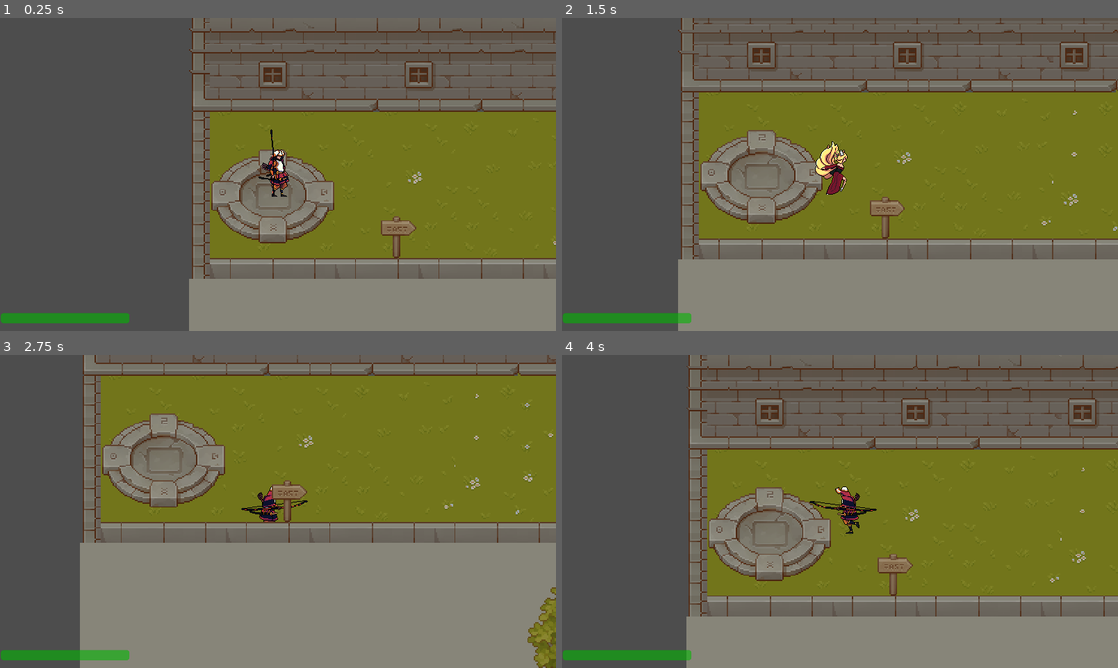
Above: before the commit, frames 1-4 (two rows, left to right).
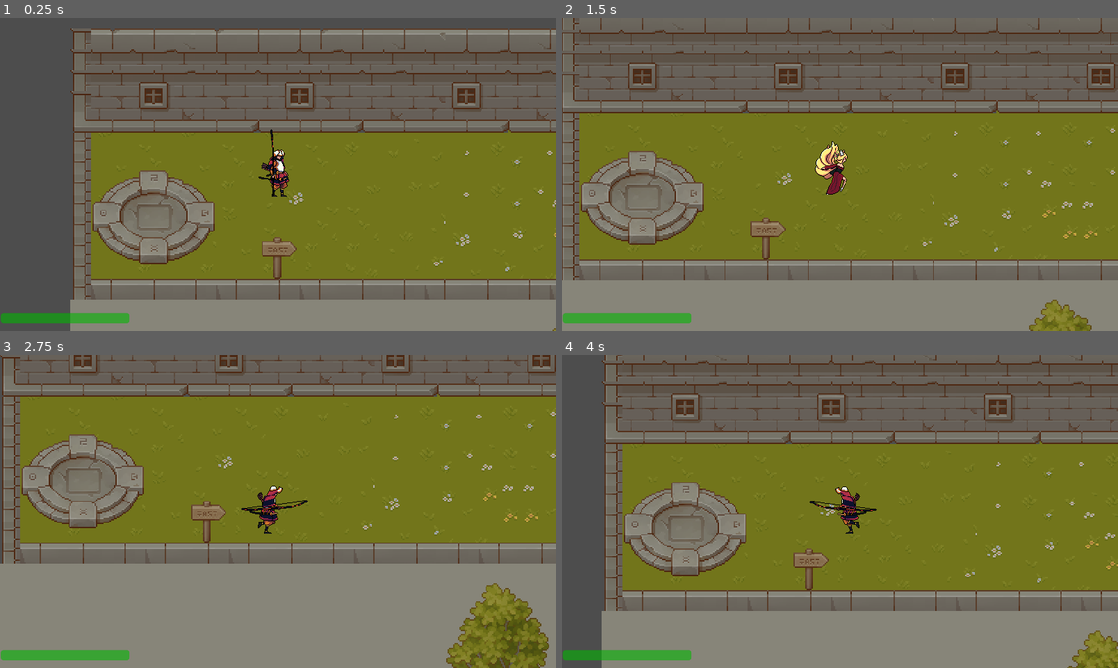
Above: after the commit, the same moments.

Repository: AugustanaCSC380January2024/final-game-jeager
Game: Godot game, scene res://scenes/levels/level_1.tscn
Same seed, same stepped clock (60 frames per second), same inputs: the game is played once before the commit and once after it.
Inputs:
- Up to frame 1 (0.25 s): no input
- Up to frame 2 (1.5 s): hold D (move right) 0.53-1.28 s; tap 1 (character 1 selected) at 0.6 s; hold S (move down) from 1.28 s (still down); tap 2 (character 2 selected) at 1.35 s
- Up to frame 3 (2.75 s): release S (move down) at 2.03 s; hold D (move right) from 2.03 s (still down); tap 3 (character 3 selected) at 2.1 s
- Up to frame 4 (4 s): release D (move right) at 2.78 s; hold W (move up) 2.78-3.53 s; tap Space (normal attack) at 2.85 s; hold A (move left) from 3.53 s (still down); tap E (ultimate) at 3.6 s

The runs differ from the first frame. In frame 1, 44% of the frame differs, in the area x 12-100%, y 0-100%; in frame 2, 46%, in the area x 0-100%, y 0-100%; in frame 3, 42%; in frame 4, 32%.

Commit message:
added players to level 2

Diff:
--- a/scenes/levels/level_1.tscn
+++ b/scenes/levels/level_1.tscn
@@ -22,7 +22,8 @@
 position = Vector2(919, -1632)
 
 [node name="hayate" parent="Players" instance=ExtResource("5_8o2p0")]
-position = Vector2(-1656, 96)
+position = Vector2(-1473, 64)
+collision_mask = 7
 
 [node name="miko" parent="Players" instance=ExtResource("3_q1siq")]
 position = Vector2(561, -1651)
--- /dev/null
+++ b/scenes/levels/level_2.tscn
@@ -0,0 +1,38 @@
+[gd_scene load_steps=7 format=3 uid="uid://dg4dicwhqwuht"]
+
+[ext_resource type="Script" path="res://scripts/level.gd" id="1_1xb3k"]
+[ext_resource type="PackedScene" uid="uid://balxxj4bj500x" path="res://scenes/levels/catacomb.tscn" id="1_5w3yu"]
+[ext_resource type="PackedScene" uid="uid://8ck7qe1n3awd" path="res://scenes/players/saber.tscn" id="2_5tl7t"]
+[ext_resource type="PackedScene" uid="uid://n20hkt6h5ost" path="res://scenes/players/hayate.tscn" id="3_a7lok"]
+[ext_resource type="PackedScene" uid="uid://btpuw4f8qb17n" path="res://scenes/players/miko.tscn" id="4_tvhkt"]
+[ext_resource type="PackedScene" uid="uid://uwslpr5x07yc" path="res://scenes/ui/health_bar.tscn" id="5_qyae3"]
+
+[node name="level 2" type="Node2D"]
+script = ExtResource("1_1xb3k")
+
+[node name="TileMap" parent="." instance=ExtResource("1_5w3yu")]
+position = Vector2(-40, 6)
+scale = Vector2(2, 2)
+
+[node name="Players" type="Node" parent="."]
+
+[node name="saber" parent="Players" instance=ExtResource("2_5tl7t")]
+position = Vector2(773, -1149)
+
+[node name="hayate" parent="Players" instance=ExtResource("3_a7lok")]
+position = Vector2(-515, 49)
+collision_mask = 7
+
+[node name="miko" parent="Players" instance=ExtResource("4_tvhkt")]
+position = Vector2(561, -1651)
+
+[node name="CanvasLayer" type="CanvasLayer" parent="."]
+
+[node name="health_bar" parent="CanvasLayer" node_paths=PackedStringArray("character") instance=ExtResource("5_qyae3")]
+offset_left = 2.0
+offset_top = 679.0
+offset_right = -982.0
+offset_bottom = -18.0
+character = NodePath("../../Players/hayate")
+
+[editable path="Players/hayate"]
Not shown, changed: scenes/levels/catacomb.tscn
